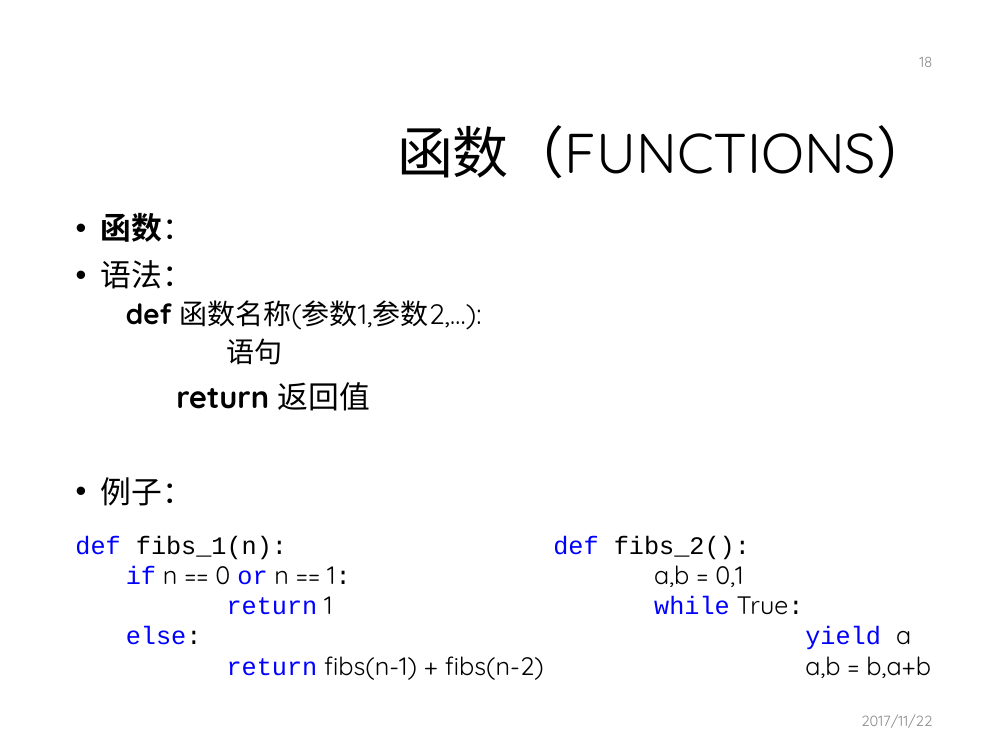
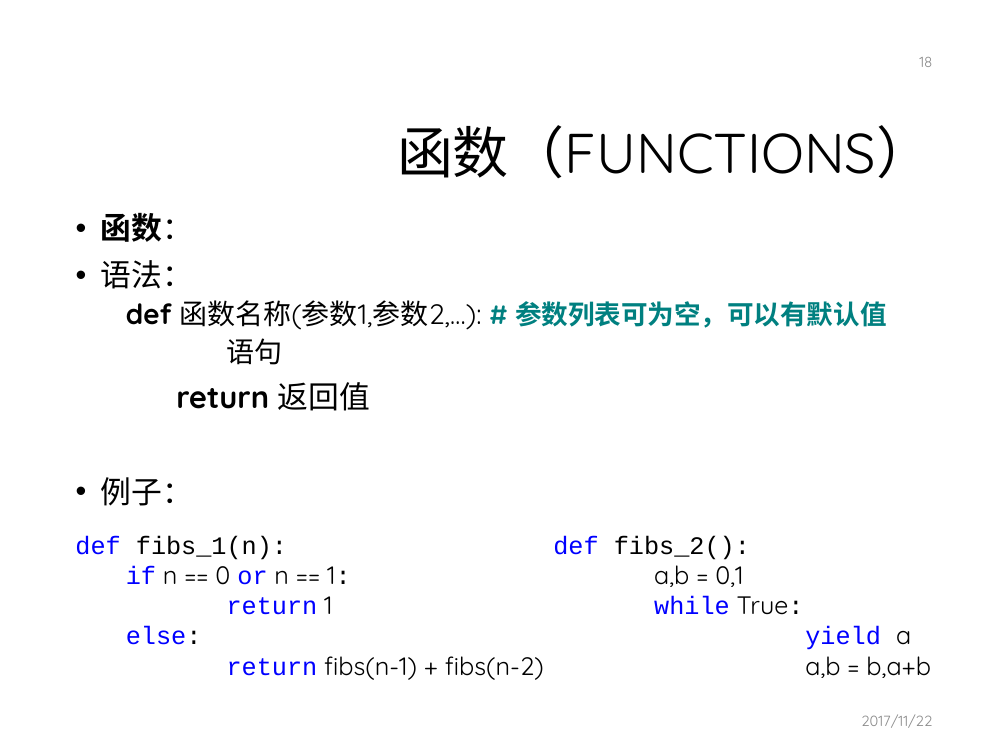
Before and after one commit to mcai/PythonTraining, a slide deck: slide 18 of intro_python_programming.pptx. Drawn at 1008x756 pixels with LibreOffice and Linux fonts; fonts in the diff are those of the drawing; background and template pictures are left out. Boxes give left, top, right and bottom in pixels: in the first picture for what was removed or moved away, otherwise in the second. Text is boxed around its words. In the diff, an @@ line names an element or a change of style, - is before the commit and + after.

Commit message:
Update slides.

```diff
--- a/intro_python_programming.pptx
+++ b/intro_python_programming.pptx
@@ text at box(126, 300, 886, 330): text changed; bold on @@
-  def 函数名称(参数1,参数2,…):
+  def 函数名称(参数1,参数2,…): # 参数列表可为空，可以有默认值
```
Also in this commit, not shown: 1 slide added.
